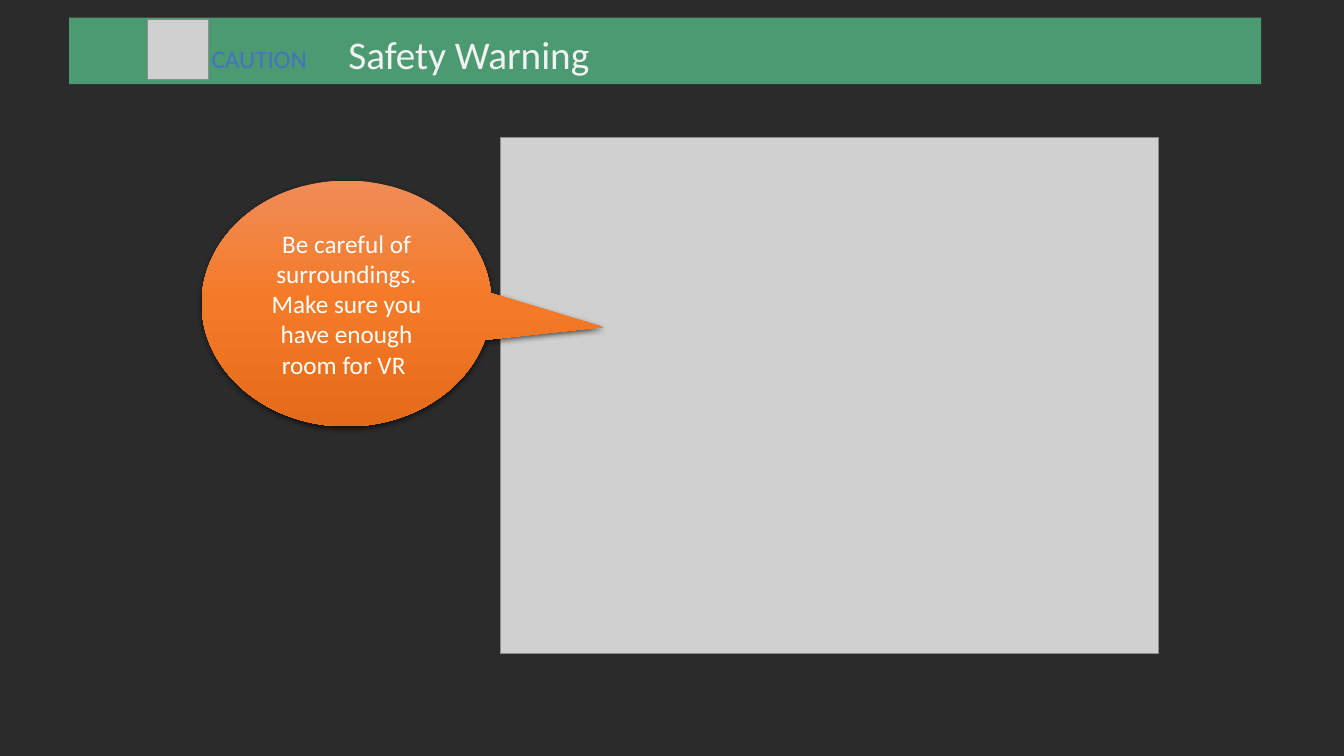
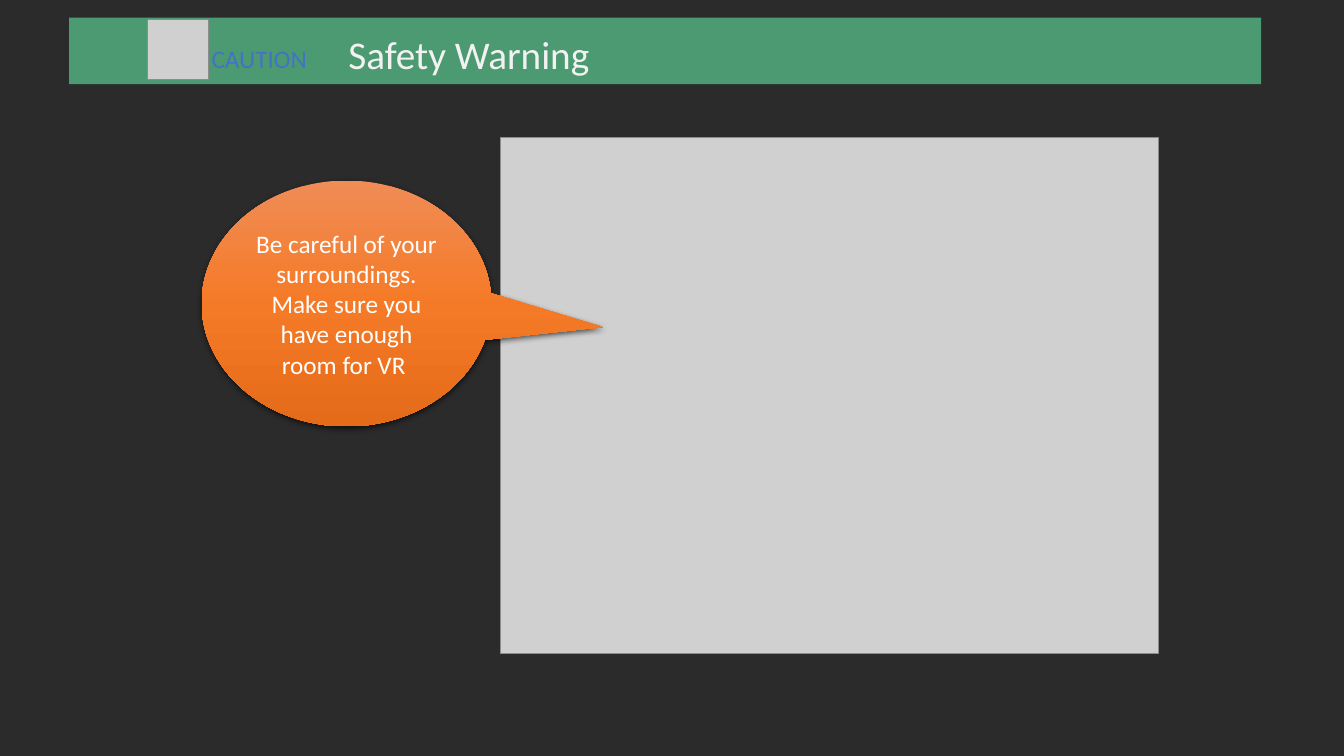
Before and after one commit to dyzsunson/BunnyBall_VR, a slide deck: slide 4 of Document/Rabbit_Tutorial.pptx. Drawn at 1344x756 pixels with LibreOffice and Linux fonts; fonts in the diff are those of the drawing; grey boxes stand for pictures; background and template pictures are left out; a plain dark background stands for a picture behind light text. Boxes give left, top, right and bottom in pixels: in the first picture for what was removed or moved away, otherwise in the second. Text is boxed around its words. In the diff, an @@ line names an element or a change of style, - is before the commit and + after.

```diff
--- a/Document/Rabbit_Tutorial.pptx
+++ b/Document/Rabbit_Tutorial.pptx
@@ text in speech bubble at (256,235,436,288): text changed @@
-Be careful of surroundings.
+Be careful of your surroundings.
```
Also in this commit, not shown: 4 other slides changed, 18 other files.
